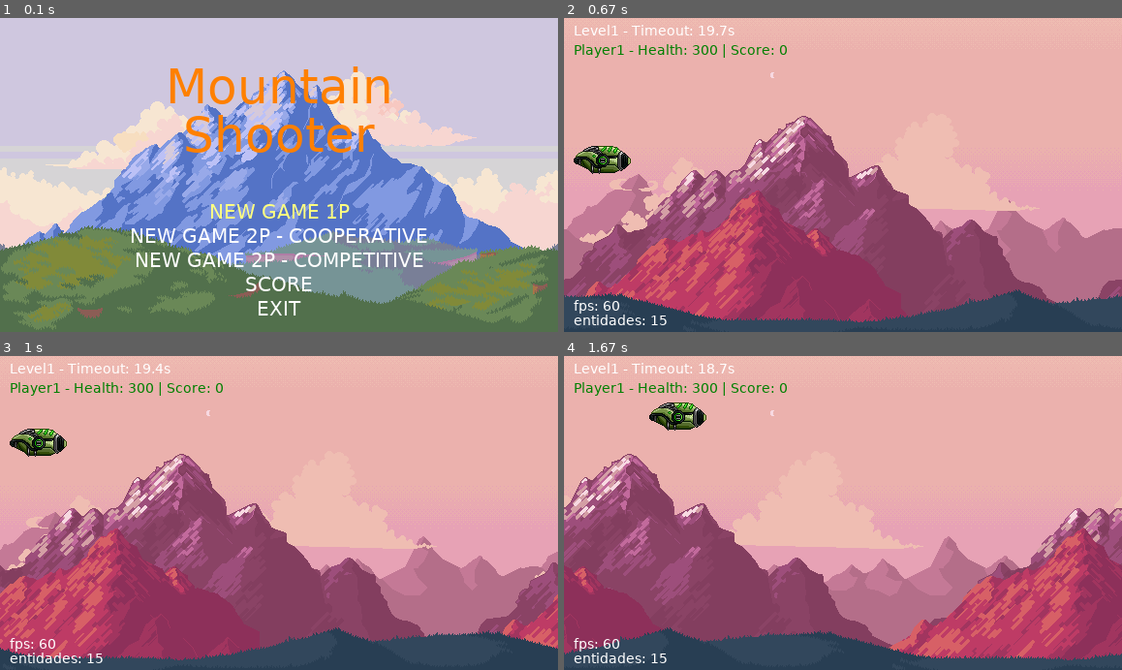
Above: before the commit, frames 1-4 (two rows, left to right).
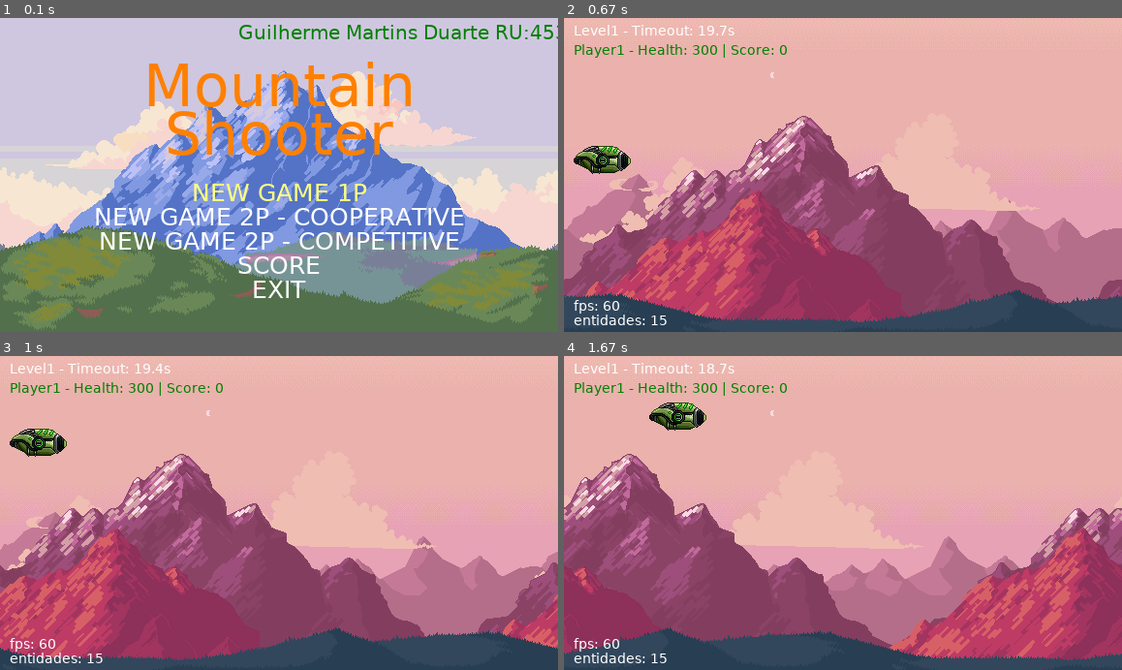
Above: after the commit, the same moments.

Repository: GuiMD/pygame_graduation
Game: pygame game, started from main.py
Same seed, same stepped clock (60 frames per second), same inputs: the game is played once before the commit and once after it.
Inputs:
- Up to frame 1 (0.1 s): no input
- Up to frame 2 (0.67 s): tap Enter at 0.33 s
- Up to frame 3 (1 s): hold Up from 0.67 s (still down)
- Up to frame 4 (1.67 s): release Up at 1.13 s; hold Right from 1.22 s (still down); tap Right Ctrl at 1.28, 1.58 s

The runs differ from the first frame. In frame 1, 12% of the frame differs, in the area x 17-100%, y 2-95%; in frame 2, nothing differs; in frame 3, nothing differs; in frame 4, nothing differs.

Commit message:
Insert the name and student ID (RU) in the corner of the Menu screen.
Signed-off-by: Guilherme.MD <gui.martins.duarte@gmail.com>

Diff:
--- a/code/Menu.py
+++ b/code/Menu.py
@@ -5,7 +5,7 @@
 from pygame import Surface, Rect
 from pygame.font import Font
 
-from code.Const import WIN_WIDTH, C_ORANGE, MENU_OPTION, C_WHITE, C_YELLOW
+from code.Const import WIN_WIDTH, C_ORANGE, MENU_OPTION, C_WHITE, C_YELLOW, C_GREEN
 
 
 class Menu:
@@ -21,14 +21,15 @@
         while True:
             # DRAW IMAGES
             self.window.blit(source=self.surf, dest=self.rect)
-            self.menu_text(50, "Mountain", C_ORANGE, ((WIN_WIDTH / 2), 70))
-            self.menu_text(50, "Shooter", C_ORANGE, ((WIN_WIDTH / 2), 120))
+            self.menu_text(60, "Mountain", C_ORANGE, ((WIN_WIDTH / 2), 70))
+            self.menu_text(60, "Shooter", C_ORANGE, ((WIN_WIDTH / 2), 120))
+            self.menu_text(20, "Guilherme Martins Duarte RU:4531103", C_GREEN, ((WIN_WIDTH / 6 * 4.6), 15))
 
             for i in range(len(MENU_OPTION)):
                 if i == menu_option:
-                    self.menu_text(20, MENU_OPTION[i], C_YELLOW, ((WIN_WIDTH / 2), 200 + 25 * i))
+                    self.menu_text(25, MENU_OPTION[i], C_YELLOW, ((WIN_WIDTH / 2), 180 + 25 * i))
                 else:
-                    self.menu_text(20, MENU_OPTION[i], C_WHITE, ((WIN_WIDTH / 2), 200 + 25 * i))
+                    self.menu_text(25, MENU_OPTION[i], C_WHITE, ((WIN_WIDTH / 2), 180 + 25 * i))
             pygame.display.flip()
 
             # Check for all events
Binary file added: DBScore
